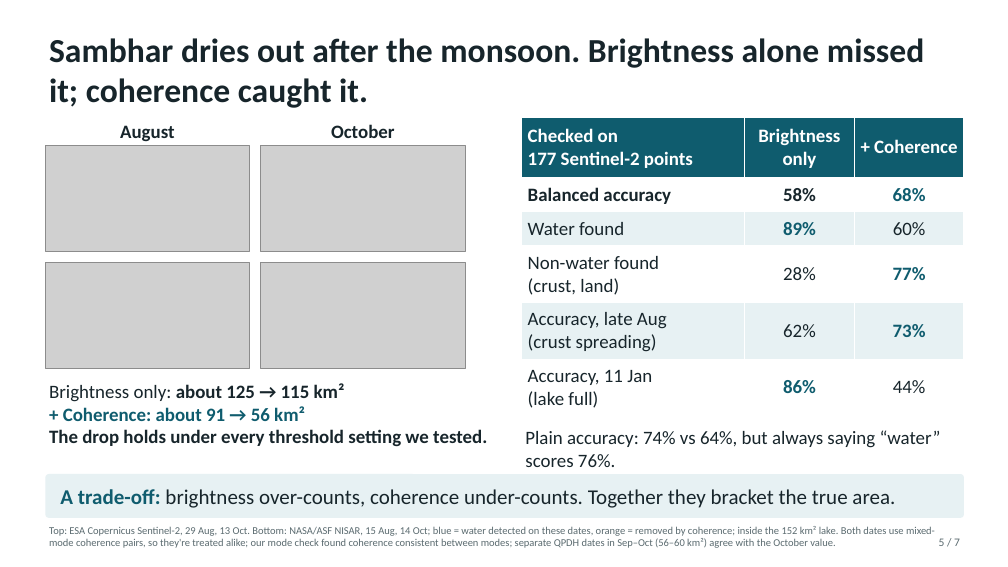
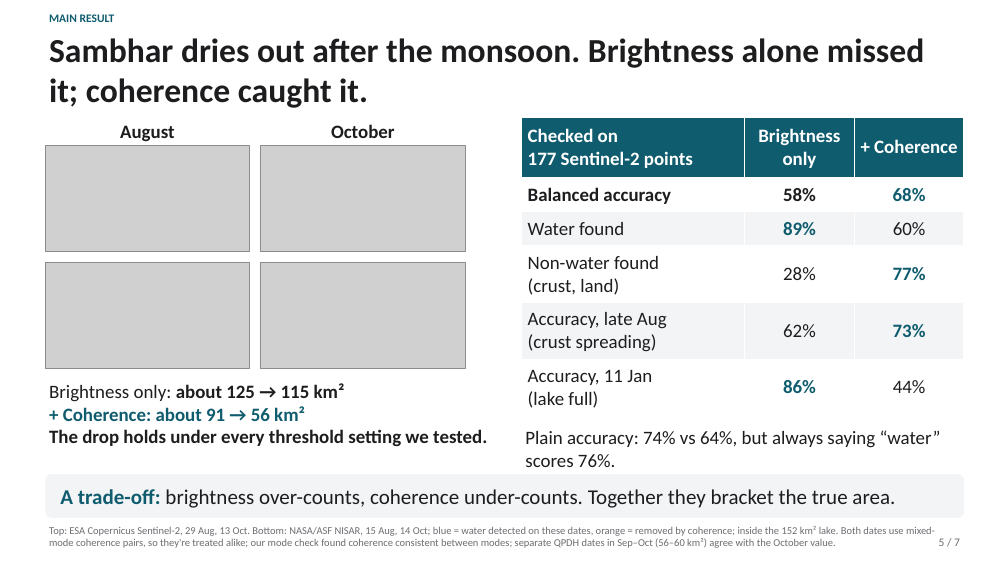
Before and after one commit to lokesh09s/sambhar-watch, a slide deck: slide 5 of docs/slides/Sambhar_Watch.pptx. Drawn at 1008x567 pixels with LibreOffice and Linux fonts; fonts in the diff are those of the drawing; grey boxes stand for pictures. Boxes give left, top, right and bottom in pixels: in the first picture for what was removed or moved away, otherwise in the second. Text is boxed around its words. In the diff, an @@ line names an element or a change of style, - is before the commit and + after.

```diff
--- a/docs/slides/Sambhar_Watch.pptx
+++ b/docs/slides/Sambhar_Watch.pptx
@@ text added at [49, 14, 115, 22], 11 pt, text #0F5C6E, bold @@
+MAIN RESULT
@@ text "Top: ESA Copernicus Sentinel-2, 29 ..." at [49, 526, 935, 548]: text colour #5B6B70 to #6E6E73 @@
@@ text "5 / 7" at [939, 538, 960, 546]: text colour #5B6B70 to #6E6E73 @@
```
Also in this commit, not shown: 6 other slides changed, 3 other files.
